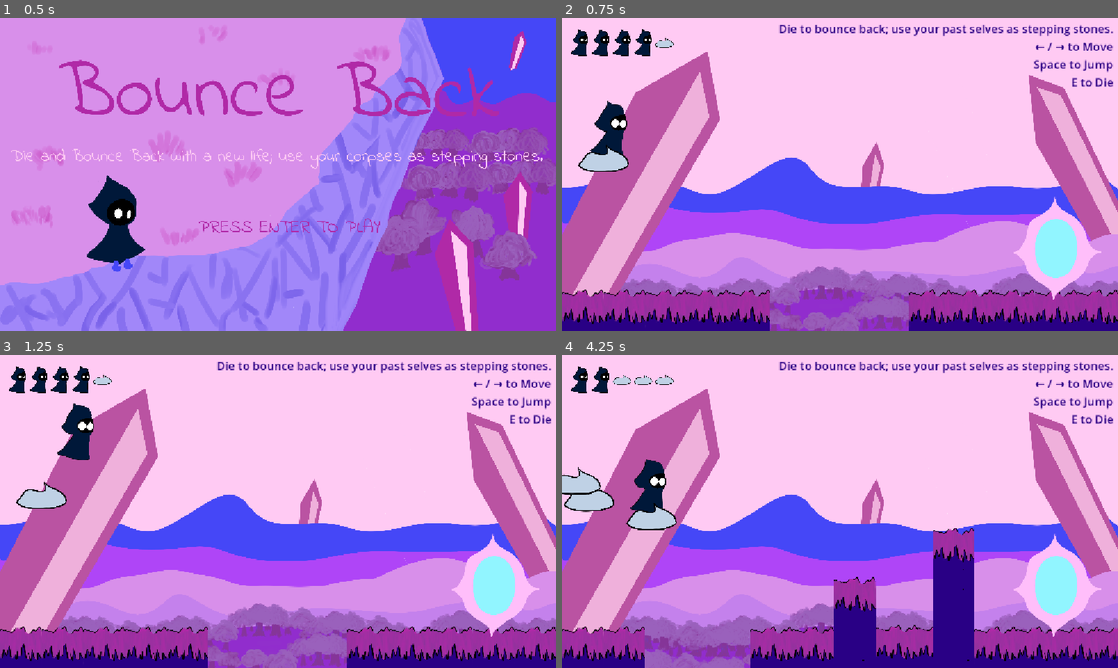
Above: before the commit, frames 1-4 (two rows, left to right).
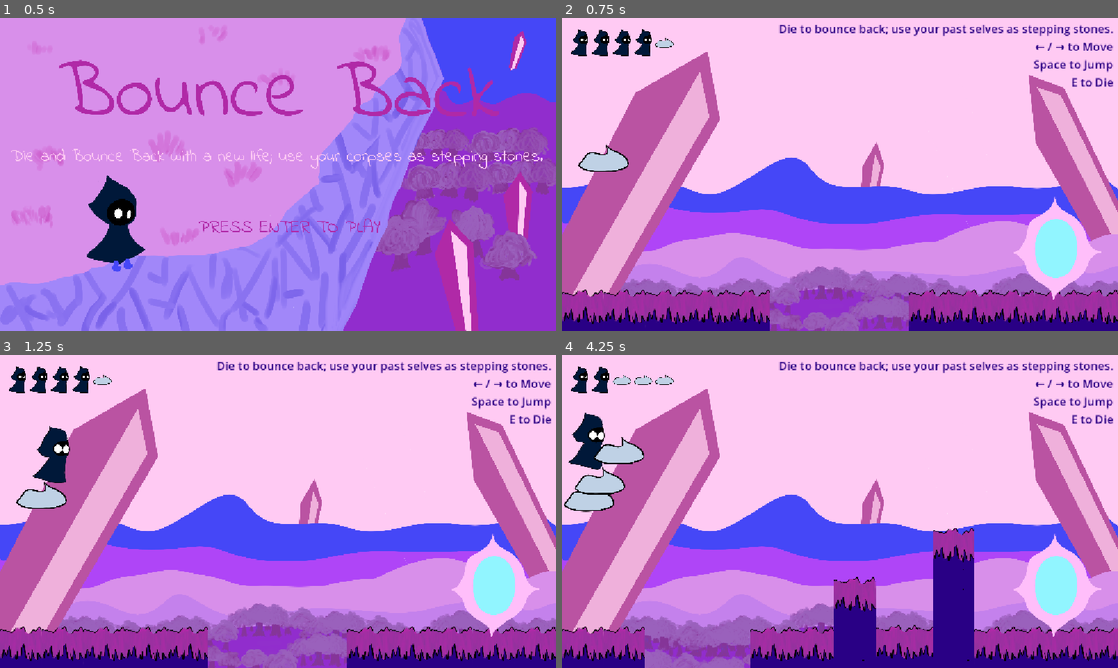
Above: after the commit, the same moments.

Repository: tomateaux/Haven-2026
Game: Godot game, scene res://Title.tscn
Same seed, same stepped clock (60 frames per second), same inputs: the game is played once before the commit and once after it.
Inputs:
- Up to frame 1 (0.5 s): no input
- Up to frame 2 (0.75 s): tap Enter (proceed) at 0.5 s; hold Right (ui_right) from 0.53 s (still down); tap E (die) at 0.6 s
- Up to frame 3 (1.25 s): keep holding Right (ui_right); tap Space (jump) at 0.77 s
- Up to frame 4 (4.25 s): tap E (die) at 1.35, 2.3, 2.85, 3.6 s; tap Space (jump) at 1.52, 3.02, 3.77 s; release Right (ui_right) at 2.03 s; hold Left (ui_left) 2.03-2.78 s; tap Enter (proceed) at 2.1 s; hold Right (ui_right) from 2.78 s (still down)

Frame 1 is identical in both runs. In frame 2, 0.7% of the frame differs, in the area x 5-12%, y 26-44%; in frame 3, 1.5%; in frame 4, 2.9%, in the area x 0-21%, y 18-56%.

Commit message:
feat: add spawn sound

Diff:
--- a/Player.tscn
+++ b/Player.tscn
@@ -101,6 +101,7 @@
 [ext_resource type="Texture2D" uid="uid://cnirswtpsxiv7" path="res://Character Sprite Walk Right/Folder 1 Copy/24.png" id="99_bda7h"]
 [ext_resource type="AudioStream" uid="uid://bb8gwgt3c8quf" path="res://die_sound.mp3" id="100_hahtw"]
 [ext_resource type="AudioStream" uid="uid://cc4gn6pfargrc" path="res://jump_sound.mp3" id="101_2rj3r"]
+[ext_resource type="AudioStream" uid="uid://yvlwc4g0pnfp" path="res://spawn_sound.mp3" id="102_bhn42"]
 
 [sub_resource type="RectangleShape2D" id="RectangleShape2D_coidh"]
 size = Vector2(111.125, 241.25)
@@ -448,3 +449,6 @@
 [node name="JumpSound" type="AudioStreamPlayer2D" parent="." unique_id=935667989]
 stream = ExtResource("101_2rj3r")
 volume_db = -5.0
+
+[node name="SpawnSound" type="AudioStreamPlayer2D" parent="." unique_id=121998089]
+stream = ExtResource("102_bhn42")
--- a/player.gd
+++ b/player.gd
@@ -4,24 +4,32 @@
 const SPEED = 300.0
 const JUMP_VELOCITY = -600.0
 var remaining_lives: int = 5
+var is_dead: bool = false
 
 @export var Corpse : PackedScene
 @export var lives_container : HBoxContainer
 @onready var init_position: Vector2 = global_position
 
+func _ready() -> void:
+	$SpawnSound.play()
+
+
 func die() -> void:
 	$DieSound.play(0.21)
-	global_position = init_position
+	remaining_lives -= 1
+	lives_container.update_health(remaining_lives)
+	hide()
 
-	remaining_lives -= 1
-
-	# Game over when no lives remain.
+	# Game over when no lives remain, otherwise respawn.
 	if remaining_lives == 0:
 		print("Game over")
 		set_physics_process(false)
 		$"../CanvasLayer/GameOverLabel".show()
-
-	lives_container.update_health(remaining_lives)
+	else:
+		await get_tree().create_timer(0.4).timeout
+		global_position = init_position
+		show()
+		$SpawnSound.play()
 
 
 func _physics_process(delta: float) -> void:
@@ -61,8 +69,11 @@
 		c.global_position = global_position
 		die()
 
-	if global_position.y > 1000:
+	if global_position.y > 1000 and not is_dead:
+		is_dead = true
 		die()
+		await get_tree().create_timer(0.5).timeout
+		is_dead = false
 
 
 	move_and_slide()
Not shown, added: spawn_sound.mp3.import
